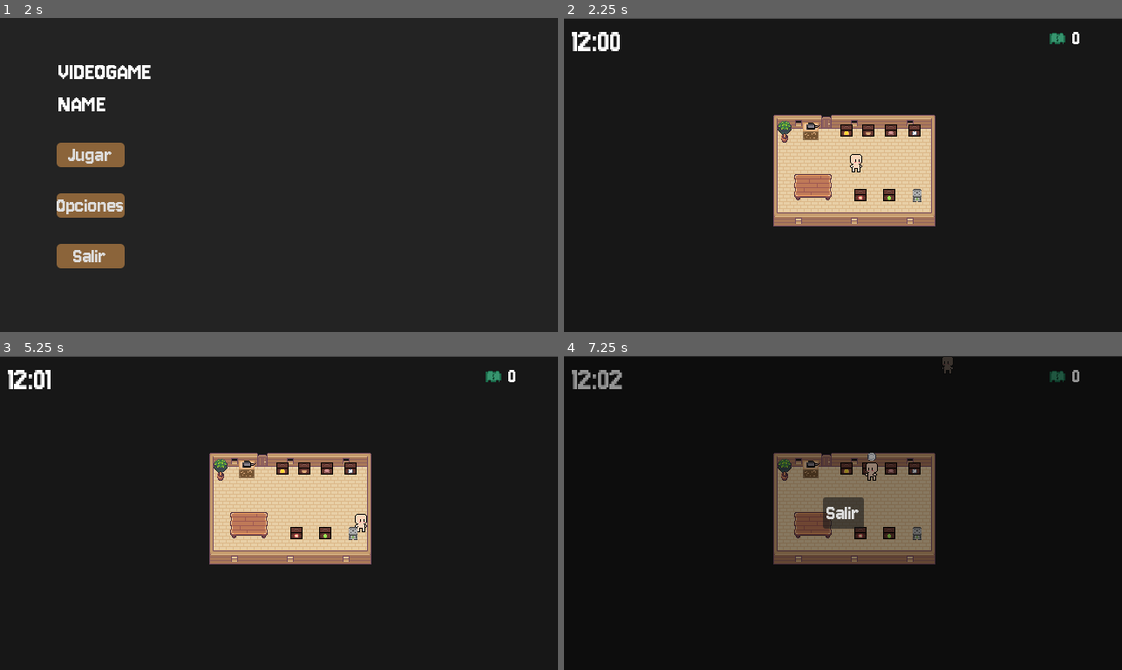
Above: before the commit, frames 1-4 (two rows, left to right).
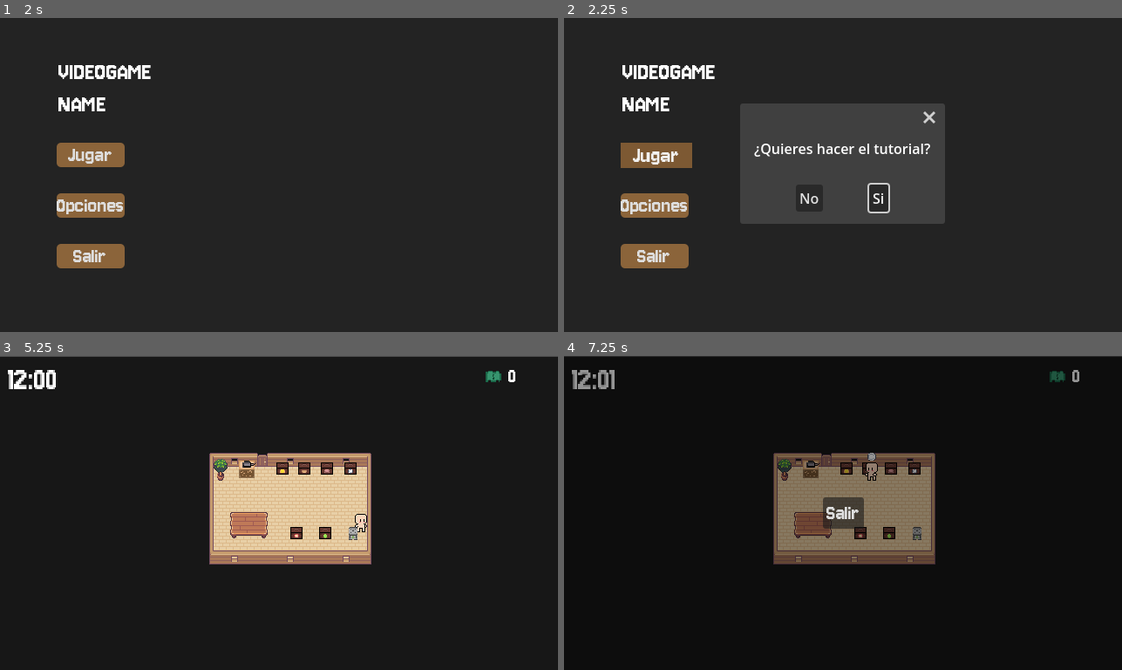
Above: after the commit, the same moments.

Repository: apastraher/BURGERBURGER
Game: Godot game, scene res://scenes/menu.tscn
The game is run twice, just before and just after one commit, with the same random seed, the same clock (stepped at 60 frames per second) and the same inputs.
Inputs (mouse positions are in pixels of both pictures, inside the frame that each line leads up to):
- Up to frame 1 (2 s): click "Opciones" at 0.5 s; click (33, 49) at 1.25 s
- Up to frame 2 (2.25 s): click "Jugar" at 2 s
- Up to frame 3 (5.25 s): click (245, 534) at 2.75 s, where only the run after the commit has a clickable "No"; move the mouse to (401, 497) at 3.52 s; hold D (right) 3.53-4.28 s; tap E (grab) at 3.6, 4.35, 5.1 s; click (401, 497) at 3.67 s; tap Space at 3.77, 4.52 s; move the mouse to (167, 528) at 4.27 s; hold S (down) 4.28-5.03 s; click (167, 528) at 4.42 s; move the mouse to (334, 443) at 5.02 s; hold D (right) from 5.03 s (still down); click (334, 443) at 5.17 s
- Up to frame 4 (7.25 s): move the mouse to (815, 575) at 5.77 s; release D (right) at 5.78 s; hold W (up) 5.78-6.53 s; tap E (grab) at 5.85, 6.6 s; click (815, 575) at 5.92 s; tap Space at 6.02, 6.77 s; move the mouse to (1010, 560) at 6.52 s; hold A (left) from 6.53 s (still down); click (1010, 560) at 6.67 s; tap Escape (esc) at 7.15 s

Frame 1 is identical in both runs. In frame 2, 19% of the frame differs, in the area x 0-100%, y 0-80%; in frame 3, less than 0.1%; in frame 4, 0.2%.

Commit message:
Tutorial casi terminado

Diff:
--- a/scenes/ingredient_box.tscn
+++ b/scenes/ingredient_box.tscn
@@ -26,7 +26,6 @@
 shape = SubResource("RectangleShape2D_h0n1a")
 
 [node name="Ingrediente" type="Sprite2D" parent="."]
-visible = false
 z_index = 3
 position = Vector2(0, 1.35)
 scale = Vector2(0.1875, 0.1875)
--- a/scenes/map.gd
+++ b/scenes/map.gd
@@ -3,58 +3,65 @@
 @export var umbral_dinero: int = 0
 @onready var timer_node = $TimerNode
 @onready var nodo_dinero = $Dinero
+@onready var tutorial_scene = preload("res://scenes/tutorial.tscn")
+
+var tutorial_instance: Control = null
 
 func _ready() -> void:
-	Input.mouse_mode = Input.MOUSE_MODE_CONFINED_HIDDEN
+	# Cargar configuración temporal
+	var config = ConfigFile.new()
+	if config.load("user://config.cfg") == OK:
+		var run_tutorial = config.get_value("temp", "run_tutorial", false)
+		config.erase_section("temp")  # Limpiar valor temporal
+		config.save("user://config.cfg")
 
-	if not timer_node:
-		push_error("TimerNode no encontrado en la escena")
-		return
+		if run_tutorial:
+			_iniciar_tutorial()
+		else:
+			Input.set_mouse_mode(Input.MOUSE_MODE_CONFINED_HIDDEN)
+	else:
+		Input.set_mouse_mode(Input.MOUSE_MODE_CONFINED_HIDDEN)
 
-	if not nodo_dinero:
-		push_error("Nodo Dinero no encontrado en la escena")
-		return
+	# Configurar timer de juego
+	if timer_node:
+		timer_node.tiempo_finalizado.connect(_on_timer_finalizado)
 
-	if timer_node.has_signal("tiempo_finalizado"):
-		timer_node.tiempo_finalizado.connect(_on_timer_finalizado)
-	else:
-		push_error("La señal 'tiempo_finalizado' no existe en TimerNode")
+func _iniciar_tutorial():
+	Input.set_mouse_mode(Input.MOUSE_MODE_VISIBLE)
+	tutorial_instance = tutorial_scene.instantiate()
+	add_child(tutorial_instance)
+	tutorial_instance.process_mode = Node.PROCESS_MODE_ALWAYS
+	tutorial_instance.tutorial_terminado.connect(_on_tutorial_terminado)
+	get_tree().paused = true
+
+func _on_tutorial_terminado():
+	Input.set_mouse_mode(Input.MOUSE_MODE_CONFINED_HIDDEN)
+	get_tree().paused = false
+
+	# Marcar tutorial como completado
+	var config = ConfigFile.new()
+	config.load("user://config.cfg")
+	config.set_value("tutorial", "completed", true)
+	config.save("user://config.cfg")
+
+	if tutorial_instance:
+		tutorial_instance.queue_free()
+		tutorial_instance = null
 
 func _on_timer_finalizado() -> void:
 	get_tree().paused = false
 
-	# Obtener el nodo Fade (asegúrate de que esté en autoload)
+	# Manejar transición de escena
 	var fade = get_node("/root/Fade")
-	if not fade:
-		push_error("Nodo Fade no encontrado")
+	if fade:
+		fade.fade_completed.connect(_cambiar_escena, CONNECT_ONE_SHOT)
+		fade.fade_in(1.0)
+	else:
 		_cambiar_escena()
-		return
-
-	# Conectar la señal solo para esta ocasión
-	fade.fade_completed.connect(_cambiar_escena, CONNECT_ONE_SHOT)
-
-	# Deshabilitar inputs
-	_toggle_pause_menu_input(false)
-
-	# Ejecutar fade in (la escena cambiará cuando se complete)
-	fade.fade_in(1.0)
-
-func _toggle_pause_menu_input(enable: bool) -> void:
-	var pause_menu = get_tree().root.get_node_or_null("PauseMenu")
-	if pause_menu:
-		pause_menu.set_process_unhandled_input(enable)
 
 func _cambiar_escena() -> void:
-	var money_label = nodo_dinero.get_node("MoneyLabel") as Label
-	if not money_label:
-		push_error("MoneyLabel no encontrado")
-		return
-
-	var dinero_actual = int(money_label.text)
+	var dinero_actual = int(nodo_dinero.get_node("MoneyLabel").text)
 	var escena_path = "res://scenes/final_bueno.tscn" if dinero_actual >= umbral_dinero else "res://scenes/final_malo.tscn"
 
 	if ResourceLoader.exists(escena_path):
 		get_tree().change_scene_to_file(escena_path)
-	else:
-		push_error("Escena no encontrada: " + escena_path)
-		get_tree().quit()
--- a/scenes/map.tscn
+++ b/scenes/map.tscn
@@ -16,6 +16,7 @@
 [ext_resource type="PackedScene" uid="uid://tpgd1oxg5sg5" path="res://scenes/papelera.tscn" id="14_ngwq2"]
 [ext_resource type="PackedScene" uid="uid://c7cu56adu8gfc" path="res://scenes/cliente.tscn" id="15_o3v11"]
 [ext_resource type="PackedScene" uid="uid://bwio7l8l0n7h" path="res://scenes/dinero.tscn" id="16_m650i"]
+[ext_resource type="PackedScene" uid="uid://r30k0ytab6tk" path="res://scenes/tutorial.tscn" id="17_vtyk1"]
 
 [sub_resource type="TileSetAtlasSource" id="TileSetAtlasSource_fwwo2"]
 texture = ExtResource("3_de7ht")
@@ -1654,7 +1655,7 @@
 script = ExtResource("1_4sax8")
 
 [node name="CharacterBody2D" parent="." instance=ExtResource("1_xhgff")]
-z_index = 100
+z_index = 20
 position = Vector2(335, 166)
 
 [node name="TileMapContainer" type="Node" parent="."]
@@ -1757,7 +1758,7 @@
 position = Vector2(285, 194)
 
 [node name="TimerNode" parent="." instance=ExtResource("12_6cew8")]
-z_index = 2
+z_index = 1
 position = Vector2(9, 6)
 scale = Vector2(1.5, 1.5)
 
@@ -1779,4 +1780,8 @@
 [node name="PuntoSalida" type="Marker2D" parent="."]
 position = Vector2(440, 360)
 
+[node name="Tutorial" parent="." instance=ExtResource("17_vtyk1")]
+visible = false
+z_index = 100
+
 [connection signal="tiempo_finalizado" from="TimerNode" to="." method="_on_timer_node_tiempo_finalizado"]
--- a/scenes/menu.gd
+++ b/scenes/menu.gd
@@ -1,6 +1,5 @@
 extends Control
 
-# Precarga de texturas de cursor (usa constantes para mejor legibilidad)
 const CURSOR_NORMAL := preload("res://assets/Tilesets/Mouse/normal_mouse.png")
 const CURSOR_HOVER := preload("res://assets/Tilesets/Mouse/hover_mouse.png")
 const CURSOR_CLICK := preload("res://assets/Tilesets/Mouse/click_mouse.png")
@@ -8,27 +7,75 @@
 @onready var jugar_button: Button = $CenterContainer/VBoxContainer/Jugar
 @onready var opciones_button: Button = $CenterContainer/VBoxContainer/Opciones
 @onready var salir_button: Button = $CenterContainer/VBoxContainer/Salir
+@onready var tutorial_dialog: ConfirmationDialog = $TutorialDialog
+
+var tutorial_accepted = false
+var config_path = "user://config.cfg"
 
 func _ready():
-	# Configuración inicial del mouse
 	Input.mouse_mode = Input.MOUSE_MODE_VISIBLE
 	Input.set_custom_mouse_cursor(CURSOR_NORMAL)
 
-	# Conexión de señales de botones
+	# Configurar botones
 	jugar_button.pressed.connect(_on_jugar_pressed)
 	opciones_button.pressed.connect(_on_opciones_pressed)
 	salir_button.pressed.connect(_on_salir_pressed)
 
-	# Conexión de señales de hover (mejor que conectar a todo el Control)
+	# Configurar efectos de hover
 	for button in [jugar_button, opciones_button, salir_button]:
 		button.mouse_entered.connect(_on_button_hovered.bind(button))
 		button.mouse_exited.connect(_on_button_unhovered.bind(button))
 		button.button_down.connect(_on_button_pressed.bind(button))
 		button.button_up.connect(_on_button_released.bind(button))
 
+	# Conectar señales del diálogo
+	tutorial_dialog.confirmed.connect(_on_tutorial_accepted)
+	tutorial_dialog.canceled.connect(_on_tutorial_rejected)
+
+func _on_jugar_pressed():
+	Input.set_custom_mouse_cursor(CURSOR_NORMAL)
+
+	# Verificar si ya completó el tutorial
+	var config = ConfigFile.new()
+	var has_done_tutorial = config.load(config_path) == OK && config.get_value("tutorial", "completed", false)
+
+	if has_done_tutorial:
+		tutorial_dialog.dialog_text = "¿Quieres repetir el tutorial?"
+	else:
+		tutorial_dialog.dialog_text = "¿Quieres hacer el tutorial?"
+
+	tutorial_dialog.popup_centered()
+
+func _on_tutorial_accepted():
+	tutorial_accepted = true
+	# Guardar selección temporalmente
+	var config = ConfigFile.new()
+	config.load(config_path)
+	config.set_value("temp", "run_tutorial", true)
+	config.save(config_path)
+
+	get_tree().change_scene_to_file("res://scenes/map.tscn")
+
+func _on_tutorial_rejected():
+	tutorial_accepted = false
+	# Guardar selección temporalmente
+	var config = ConfigFile.new()
+	config.load(config_path)
+	config.set_value("temp", "run_tutorial", false)
+	config.save(config_path)
+
+	get_tree().change_scene_to_file("res://scenes/map.tscn")
+
+func _on_opciones_pressed():
+	get_tree().change_scene_to_file("res://scenes/opciones.tscn")
+
+func _on_salir_pressed():
+	get_tree().quit()
+
+# Funciones para efectos visuales del mouse
 func _on_button_hovered(button: Button):
 	Input.set_custom_mouse_cursor(CURSOR_HOVER)
-	button.scale = Vector2(1.05, 1.05)  # Efecto visual adicional
+	button.scale = Vector2(1.05, 1.05)
 
 func _on_button_unhovered(button: Button):
 	Input.set_custom_mouse_cursor(CURSOR_NORMAL)
@@ -36,20 +83,8 @@
 
 func _on_button_pressed(button: Button):
 	Input.set_custom_mouse_cursor(CURSOR_CLICK)
-	button.scale = Vector2(0.95, 0.95)  # Efecto de pulsación
+	button.scale = Vector2(0.95, 0.95)
 
 func _on_button_released(button: Button):
 	Input.set_custom_mouse_cursor(CURSOR_HOVER)
 	button.scale = Vector2(1.05, 1.05)
-
-func _on_jugar_pressed():
-	# Transición suave antes de cambiar de escena
-	Input.set_custom_mouse_cursor(CURSOR_NORMAL)
-	get_tree().change_scene_to_file("res://scenes/map.tscn")
-
-func _on_opciones_pressed():
-	Input.set_custom_mouse_cursor(CURSOR_NORMAL)
-	get_tree().change_scene_to_file("res://scenes/opciones.tscn")
-
-func _on_salir_pressed():
-	get_tree().quit()
--- a/scenes/menu.tscn
+++ b/scenes/menu.tscn
@@ -86,3 +86,11 @@
 text = "VIDEOGAME
 NAME"
 vertical_alignment = 1
+
+[node name="TutorialDialog" type="ConfirmationDialog" parent="."]
+title = ""
+initial_position = 1
+size = Vector2i(219, 100)
+ok_button_text = "Si"
+dialog_text = "¿Quieres hacer el tutorial?"
+cancel_button_text = "No"
--- /dev/null
+++ b/scenes/tutorial.gd
@@ -0,0 +1,59 @@
+extends Control
+
+@onready var fondo_negro: ColorRect = $Fondo
+@onready var panel_resaltado: ColorRect = $PanelResaltado
+@onready var panel_texto: Panel = $Panel
+@onready var texto_explicacion: Label = $Panel/Label
+
+var pasos = [
+	{"texto": "Bienvenido al tutorial. Aquí aprenderás lo básico.\n\n(Haz clic para continuar)", "pos": Vector2(0, 0), "size": Vector2(0, 0)},
+	{"texto": "La jornada empieza a las 12:00 y acaba a las 16:00.\n\n(Haz clic para continuar)", "pos": Vector2(9, 6), "size": Vector2(300, 150)},
+	{"texto": "Aquí podrás ver el dinero que vas ganando.\n\n(Haz clic para continuar)", "pos": Vector2(583, 9), "size": Vector2(300, 150)},
+	{"texto": "Aquí estás tú, podrás moverte e interactuar con los controles asignados.\n\n(Haz clic para continuar)", "pos": Vector2(335, 166), "size": Vector2(250, 250)},
+	{"texto": "Estas cajas contienen los ingredientes, acércate y recógelos cuando los necesites.\n\n(Haz clic para continuar)", "pos": Vector2(600, 350), "size": Vector2(300, 150)},
+	{"texto": "Esta es la sartén, puedes cocinar la carne, ten cuidado que no se te queme.\n\n(Haz clic para continuar)", "pos": Vector2(283, 130), "size": Vector2(350, 150)},
+	{"texto": "En la mesa podrás dejar los ingredientes o poner los platos para emplatar los pedidos.\n\n(Haz clic para continuar)", "pos": Vector2(324, 130), "size": Vector2(300, 150)},
+	{"texto": "En la papelera puedes tirar lo que no vayas a usar. ¡Cuidado con no meterte!\n\n(Haz clic para continuar)", "pos": Vector2(405, 206), "size": Vector2(350, 150)},
+	{"texto": "Cuando se te acerque un cliente, acércate a él para atenderle.\n\n(Haz clic para continuar)", "pos": Vector2(423, 175), "size": Vector2(350, 150)},
+	{"texto": "Cuando tengas su pedido hecho entrégaselo lo antes posible.\n\n(Haz clic para continuar)", "pos": Vector2(423, 175), "size": Vector2(350, 150)},
+	{"texto": "Espero que vaya todo bien, ¡suerte!\n\n(Haz clic para terminar)", "pos": Vector2(0, 0), "size": Vector2(0, 0)}
+]
+
+var paso_actual = 0
+var timer: Timer
+
+signal tutorial_terminado
+
+func _ready():
+	self.process_mode = Node.PROCESS_MODE_ALWAYS
+
+	timer = Timer.new()
+	timer.wait_time = 5.0
+	timer.one_shot = true
+	add_child(timer)
+	timer.timeout.connect(_avanzar_paso)
+
+	_actualizar_paso()
+
+func _input(event):
+	if event is InputEventMouseButton and event.pressed:
+		_avanzar_paso()
+
+func _avanzar_paso():
+	timer.stop()
+	paso_actual += 1
+	if paso_actual >= pasos.size():
+		_terminar_tutorial()
+		return
+	_actualizar_paso()
+
+func _terminar_tutorial():
+	emit_signal("tutorial_terminado")
+	queue_free()
+
+func _actualizar_paso():
+	var paso = pasos[paso_actual]
+	texto_explicacion.text = paso["texto"]
+	panel_resaltado.position = paso["pos"]
+	panel_resaltado.size = paso["size"]
+	timer.start()
--- /dev/null
+++ b/scenes/tutorial.tscn
@@ -0,0 +1,52 @@
+[gd_scene load_steps=4 format=3 uid="uid://r30k0ytab6tk"]
+
+[ext_resource type="Script" path="res://scenes/tutorial.gd" id="1_3an0n"]
+[ext_resource type="FontFile" uid="uid://bxvgd8u2woa4k" path="res://assets/Tilesets/Objects/Jersey10-Regular.ttf" id="2_poh4n"]
+
+[sub_resource type="StyleBoxFlat" id="StyleBoxFlat_3xejp"]
+bg_color = Color(0.894118, 0.894118, 0.894118, 0.54902)
+corner_radius_top_left = 4
+corner_radius_top_right = 4
+corner_radius_bottom_right = 4
+corner_radius_bottom_left = 4
+expand_margin_left = 4.0
+expand_margin_top = 4.0
+expand_margin_right = 4.0
+expand_margin_bottom = 4.0
+
+[node name="Control" type="Control"]
+layout_mode = 3
+anchors_preset = 0
+script = ExtResource("1_3an0n")
+
+[node name="Fondo" type="ColorRect" parent="."]
+layout_mode = 0
+offset_right = 40.0
+offset_bottom = 40.0
+scale = Vector2(16.0246, 8.97392)
+color = Color(0, 0, 0, 0.584314)
+
+[node name="PanelResaltado" type="ColorRect" parent="."]
+layout_mode = 0
+offset_left = 6.0
+offset_top = -48.0
+offset_right = 46.0
+offset_bottom = -8.0
+color = Color(0.447059, 0.447059, 0.447059, 0.560784)
+
+[node name="Panel" type="Panel" parent="."]
+layout_mode = 0
+offset_left = 34.0
+offset_top = 227.0
+offset_right = 231.0
+offset_bottom = 331.0
+theme_override_styles/panel = SubResource("StyleBoxFlat_3xejp")
+metadata/_edit_group_ = true
+
+[node name="Label" type="Label" parent="Panel"]
+layout_mode = 0
+offset_right = 196.0
+offset_bottom = 102.0
+theme_override_colors/font_color = Color(0, 0, 0, 1)
+theme_override_fonts/font = ExtResource("2_poh4n")
+theme_override_font_sizes/font_size = 15
Not shown: 1 places in scenes/map.tscn that only renumber resources
